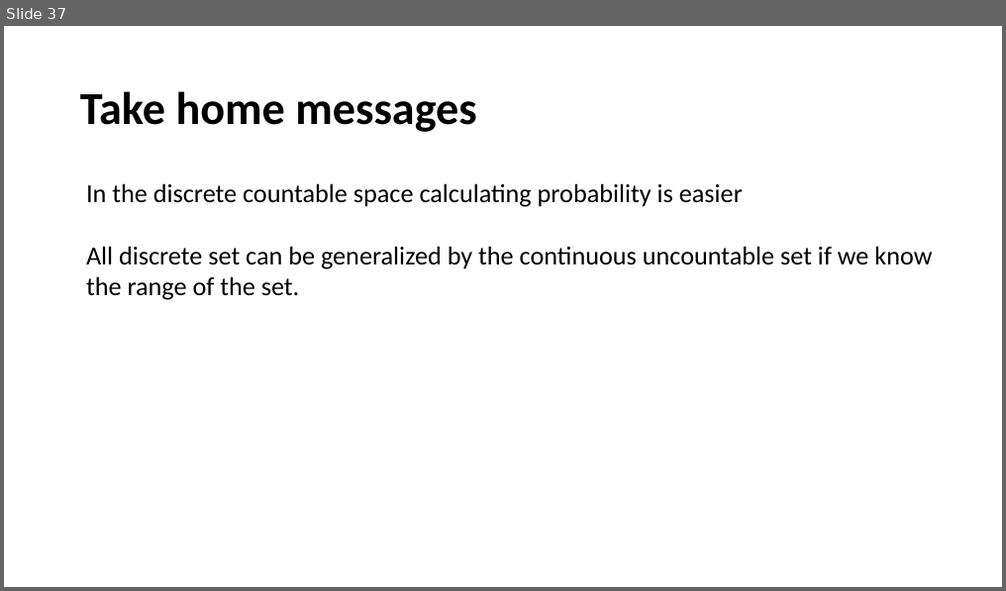
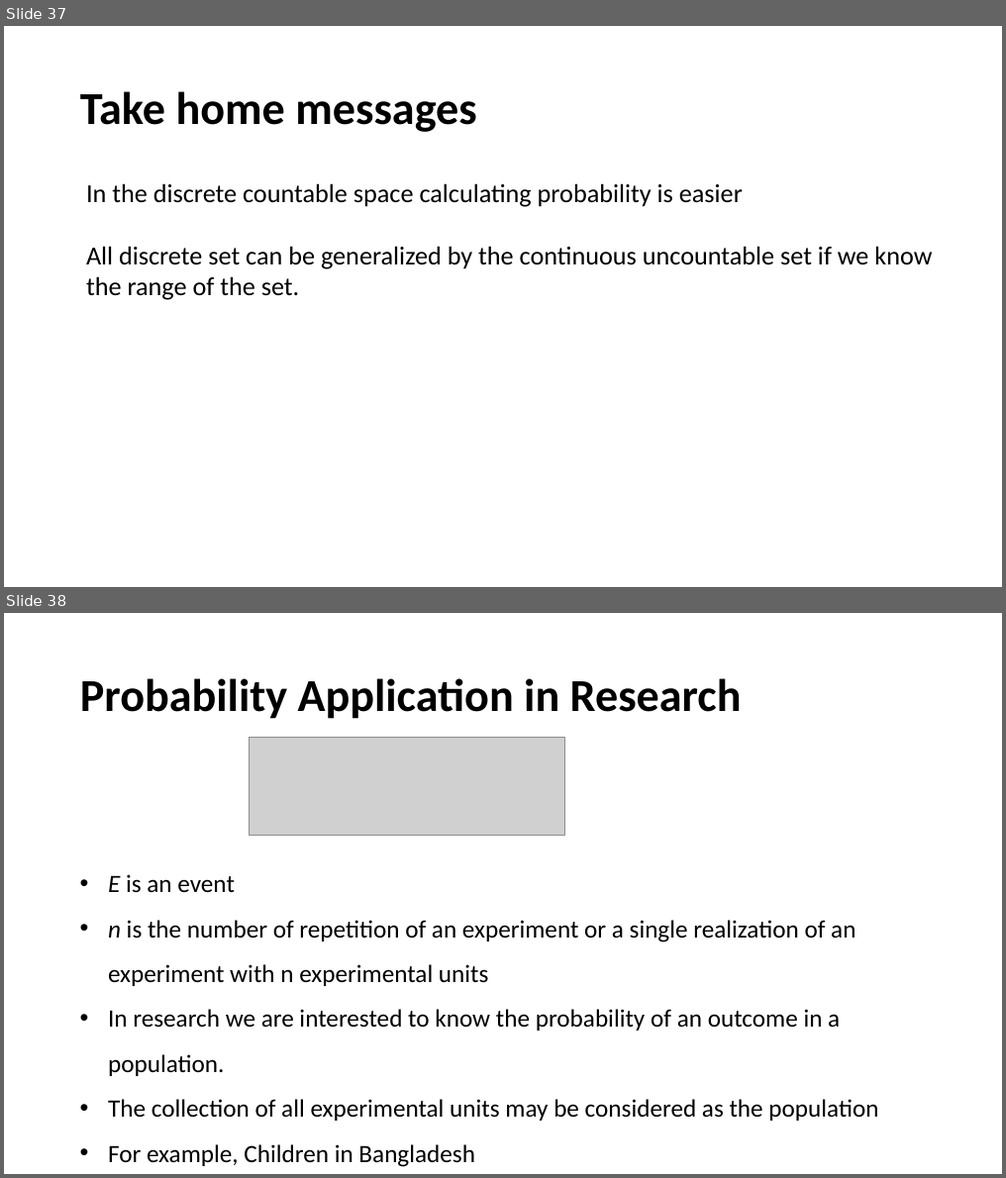
Before and after one commit to yushuf/TeamBeta, a slide deck: Presentation.pptx. Shown one above the other, each under a label of ours: slide 37 before the commit, slides 37 and 38 after it. The pictures are 1006x591 and 1006x1178 pixels, drawn with LibreOffice and Linux fonts; fonts in the diff are those of the drawing; grey boxes stand for pictures. Boxes give left, top, right and bottom in pixels: in the first picture for what was removed or moved away, otherwise in the second. Text is boxed around its words. In the diff, an @@ line names an element or a change of style, - is before the commit and + after.

Commit message:
Update Presentation.pptx
Probability Application added

```diff
--- a/Presentation.pptx
+++ b/Presentation.pptx
@@ slide 38 added at [4,613,1002,1174], background #FFFFFF @@
@@ title added at [80,678,742,719], 44 pt, text #000000, bold @@
+Probability Application in Research
@@ picture added at [249,738,564,836] @@
@@ text added at [108,874,878,1167], 24 pt, text #000000 @@
+• E is an event
+• n is the number of repetition of an experiment or a single realization of an experiment with n experimental units
+• In research we are interested to know the probability of an outcome in a population.
+• The collection of all experimental units may be considered as the population
+• For example, Children in Bangladesh
```
Also in this commit, not shown: 3 other slides added.
